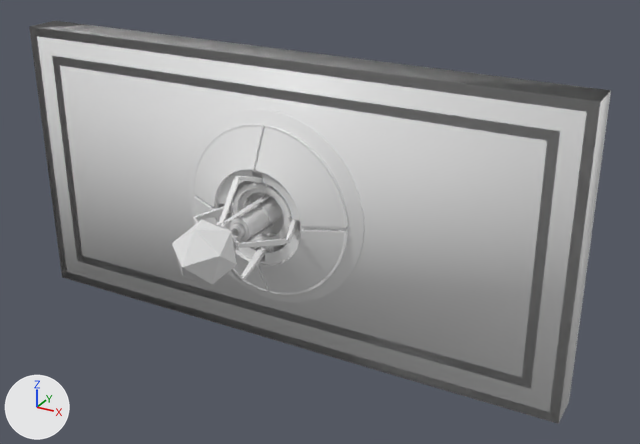
Before and after pictures for a commit that changed the Blender file models/ingame/clean/antlaser/antlaser_emitter.blend.
One viewpoint serves both versions: a 50 mm lens placed at (45.9, -77.1, 36.2), pointed at (6.7, -5.8, 0.6). Lighting does not change. The marker at lower left points along +X, +Y and +Z. Materials are left out; every surface is plain grey.

Script lines for the objects in view, before the commit:
```python
me_antlaser_emitter_physics = bpy.data.meshes.new('antlaser_emitter_physics')
me_antlaser_emitter_physics.from_pydata(...)  # a box spanning x -32.0..32.0, y -4.0..0.0, z -16.0..16.0
me_antlaser_emitter_physics.materials.append(mat_phy)
me_antlaser_emitter_reference = bpy.data.meshes.new('antlaser_emitter_reference')
me_antlaser_emitter_reference.from_pydata(...)  # 2246 vertices, 1820 faces; spans x -32.0..32.0, y -19.6..0.0, z -16.0..16.0
# faces by material slot: [1775, 25, 20]
me_antlaser_emitter_reference.materials.append(mat_laser_emitter)
me_antlaser_emitter_reference.materials.append(mat_antlaser_glow)
me_antlaser_emitter_reference.materials.append(mat_antlaser_crystal)
# before: 2124 (-9.7, -3.7, -0.6), 2125 (-28.0, -1.5, 0.5), 2128 (-9.3, -1.5, 0.7), 2129 (-9.7, -3.7, 0.7), 2234 (-9.3, -1.5, -0.6)
# before: 2235 (-28.0, -1.5, -0.5), 2236 (-28.0, -3.5, 0.5), 2237 (-28.0, -3.5, -0.5)
ob_antlaser_emitter_physics = bpy.data.objects.new('antlaser_emitter_physics', me_antlaser_emitter_physics)
ob_antlaser_emitter_physics.location = (0.0, 0.0, 0.0)
ob_antlaser_emitter_reference = bpy.data.objects.new('antlaser_emitter_reference', me_antlaser_emitter_reference)
ob_antlaser_emitter_reference.location = (0.0, 0.0, 0.0)
```
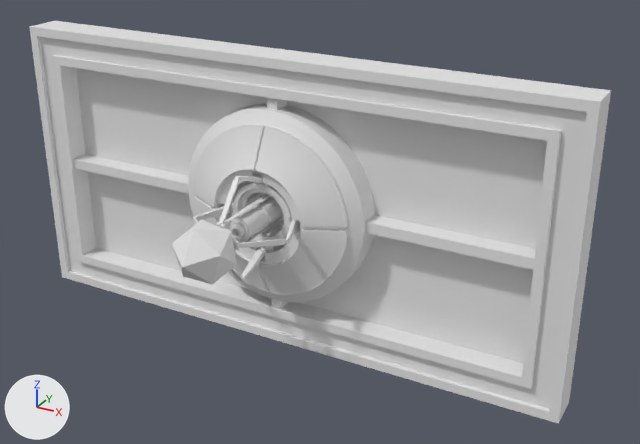
Edits to the scene script, one JSON object a line:
```json
{"block": "me_antlaser_emitter_reference", "where": "me_antlaser_emitter_reference.from_pydata(...)  # 2246 vertices, 1820 faces; spans x -32.0..32.0, y -19.6..0.0, z -16.0..16.0"}
{"block": "me_antlaser_emitter_reference", "where": "# used by ob_antlaser_emitter_reference; location = (0.0, 0.0, 0.0)"}
{"block": "me_antlaser_emitter_reference", "where": "# verts and faces of me_antlaser_emitter_reference; kept vertices keep their numbers, new ones are numbered from 2246"}
{"block": "me_antlaser_emitter_reference", "change": "me_antlaser_emitter_reference part 1: the loose piece of 8 vertices spanning x -0.7..0.6, y -3.7..-1.5, z 10.1..12.0 is rebuilt with 8 vertices and now spans x -0.6..0.6, y -3.6..-1.5, z 10.7..12.0"}
{"block": "me_antlaser_emitter_reference", "change": "me_antlaser_emitter_reference part 2"}
{"op": "add", "block": "me_antlaser_emitter_reference", "code": "verts[2124] = (-10.7, -3.6, -0.6)  # moved"}
{"op": "add", "block": "me_antlaser_emitter_reference", "code": "verts[2125] = (-28.0, -1.5, 0.6)  # moved, pixel (85, 154)"}
{"op": "add", "block": "me_antlaser_emitter_reference", "code": "verts[2128] = (-10.7, -1.5, 0.6)  # moved"}
{"op": "add", "block": "me_antlaser_emitter_reference", "code": "verts[2129] = (-10.7, -3.6, 0.6)  # moved"}
{"op": "add", "block": "me_antlaser_emitter_reference", "code": "verts[2234] = (-10.7, -1.5, -0.6)  # moved"}
{"op": "add", "block": "me_antlaser_emitter_reference", "code": "verts[2235] = (-28.0, -1.5, -0.6)  # moved"}
{"op": "add", "block": "me_antlaser_emitter_reference", "code": "verts[2236] = (-28.0, -3.6, 0.6)  # moved, pixel (73, 159)"}
{"op": "add", "block": "me_antlaser_emitter_reference", "code": "verts[2237] = (-28.0, -3.6, -0.6)  # moved, pixel (74, 168)"}
{"block": "me_antlaser_emitter_reference", "change": "me_antlaser_emitter_reference part 3"}
{"block": "me_antlaser_emitter_reference", "change": "14 vertices are removed from x -0.7..28.0, y -3.7..-1.5, z -12.0..0.5"}
{"block": "me_antlaser_emitter_reference", "change": "6 faces are deleted"}
{"block": "me_antlaser_emitter_reference", "change": "2 vertices move from x 9.3..9.7, y -3.7..-1.5, z 0.7 to x -0.6, y -3.6..-1.5, z -12.0"}
{"block": "me_antlaser_emitter_reference", "change": "7 vertices are added at x -0.6..28.0, y -3.6, z -12.0..0.6"}
{"block": "me_antlaser_emitter_reference", "change": "7 new vertices lie (0.0, 2.1, 0.0) away from vertices in x -0.6..28.0, y -3.6, z -12.0..0.6"}
{"block": "me_antlaser_emitter_reference", "change": "6 new faces join them"}
{"block": "me_antlaser_emitter_reference", "change": "me_antlaser_emitter_reference part 4: the surface is now shaded smooth"}
{"op": "remove", "block": "ob_antlaser_emitter_physics", "code": ["ob_antlaser_emitter_physics = bpy.data.objects.new('antlaser_emitter_physics', me_antlaser_emitter_physics)", "ob_antlaser_emitter_physics.location = (0.0, 0.0, 0.0)"]}
```

Location of each change, [x1, y1, x2, y2] in pixels of the pictures (640 x 444 px; the box of a moved part takes in the faces that stretch with it):
```json
{"object": "antlaser_emitter_physics", "change": "deleted", "before": [29, 25, 611, 424]}
{"part": 1, "of": "me_antlaser_emitter_reference", "change": "rebuilt", "after": [267, 97, 287, 110], "on screen": "not visible before"}
{"part": 2, "of": "me_antlaser_emitter_reference", "change": "moved or reshaped", "after": [73, 154, 189, 194], "on screen": "not visible before"}
{"part": 3, "of": "me_antlaser_emitter_reference", "change": "moved or reshaped", "after": [272, 215, 536, 309], "on screen": "not visible before"}
```
